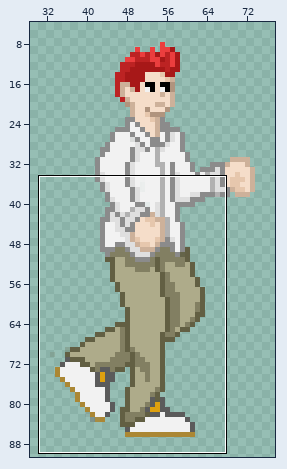
Sprite sheet, stored at sprites/spr_player_run/0614950f-ab65-4994-8c97-498af13e3022.png. The picture above shows the old version from afar; the outline marks the close-up.
Close-up. The starting point:
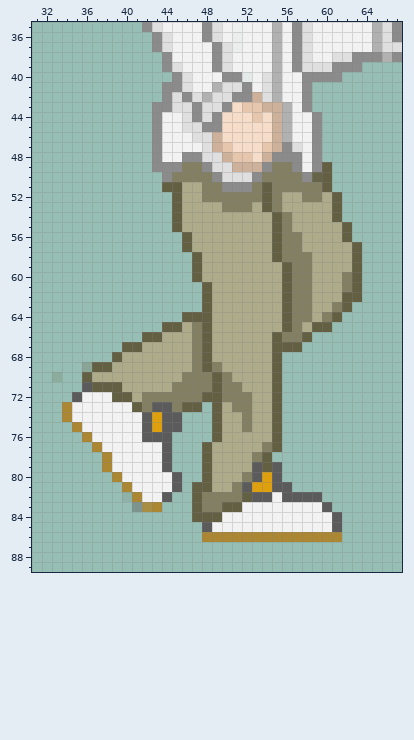
The file is 100x100 pixels. Pixels under 10% opacity are left out. Colours within 5 levels of each other are drawn and written as one. Shown: x 31..67, y 35..89. The wide view leaves out empty margins.
And afterwards:
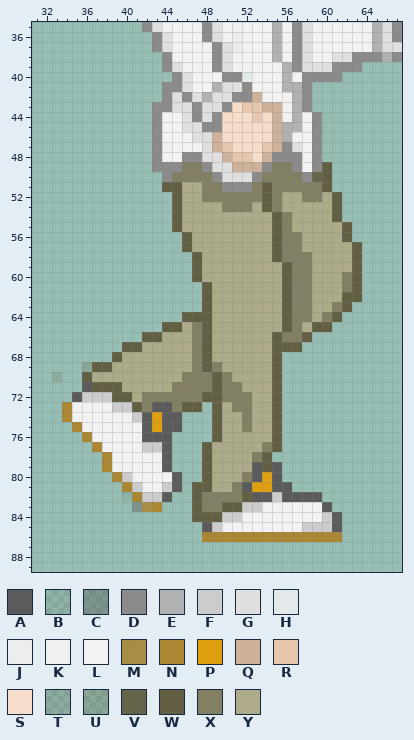
Palette (. is transparent): A #5b5b5b  B #5c5c5b23  C #5c5c5b6d  D #8b8b8b  E #b1b1b1  F #cccccc  G #dfdfdf  H #f2f2f2d8  J #f2f2f2eb  K #f2f2f2f8  L #f2f2f2  M #ab8734df  N #ab8734  P #dea00f  Q #cdb19a  R #e6c7ad  S #f5ddc9  T #625f4331  U #625f4344  V #625f43f1  W #625f43  X #827f62  Y #aeab8a
Changes in this commit:
{"y":39,"x":55,"old":"EL","new":"LE"}
{"y":40,"x":54,"old":"GEL","new":"LLE"}
{"y":41,"x":54,"old":"GELL","new":"LLEE"}
{"y":42,"x":54,"old":"GE","new":"LL"}
{"y":42,"x":57,"old":"L","new":"E"}
{"y":43,"x":56,"old":"EL","new":"LE"}
{"y":44,"x":56,"old":"EL","new":"LE"}
{"y":45,"x":57,"old":"L","new":"E"}
{"y":72,"x":36,"old":"LLL","new":"FFF"}
{"y":73,"x":39,"old":"LL","new":"FF"}
{"y":74,"x":41,"old":"L","new":"F"}
{"y":77,"x":42,"old":"LL","new":"FF"}
{"y":80,"x":40,"old":"L","new":"F"}
{"y":81,"x":41,"old":"L","new":"F"}
{"y":81,"x":44,"old":"L","new":"F"}
{"y":82,"x":42,"old":"LL","new":"FF"}
{"y":82,"x":55,"old":"L","new":"F"}
{"y":83,"x":52,"old":"LL","new":"FF"}
{"y":84,"x":50,"old":"LL","new":"FF"}
{"y":84,"x":60,"old":"L","new":"F"}
{"y":85,"x":49,"old":"L","new":"F"}
{"y":85,"x":58,"old":"LLL","new":"FFF"}
{"label":"changed","picture_box":[262,62,302,132]}
{"label":"changed","picture_box":[82,392,172,502]}
{"label":"changed","picture_box":[212,492,332,532]}
